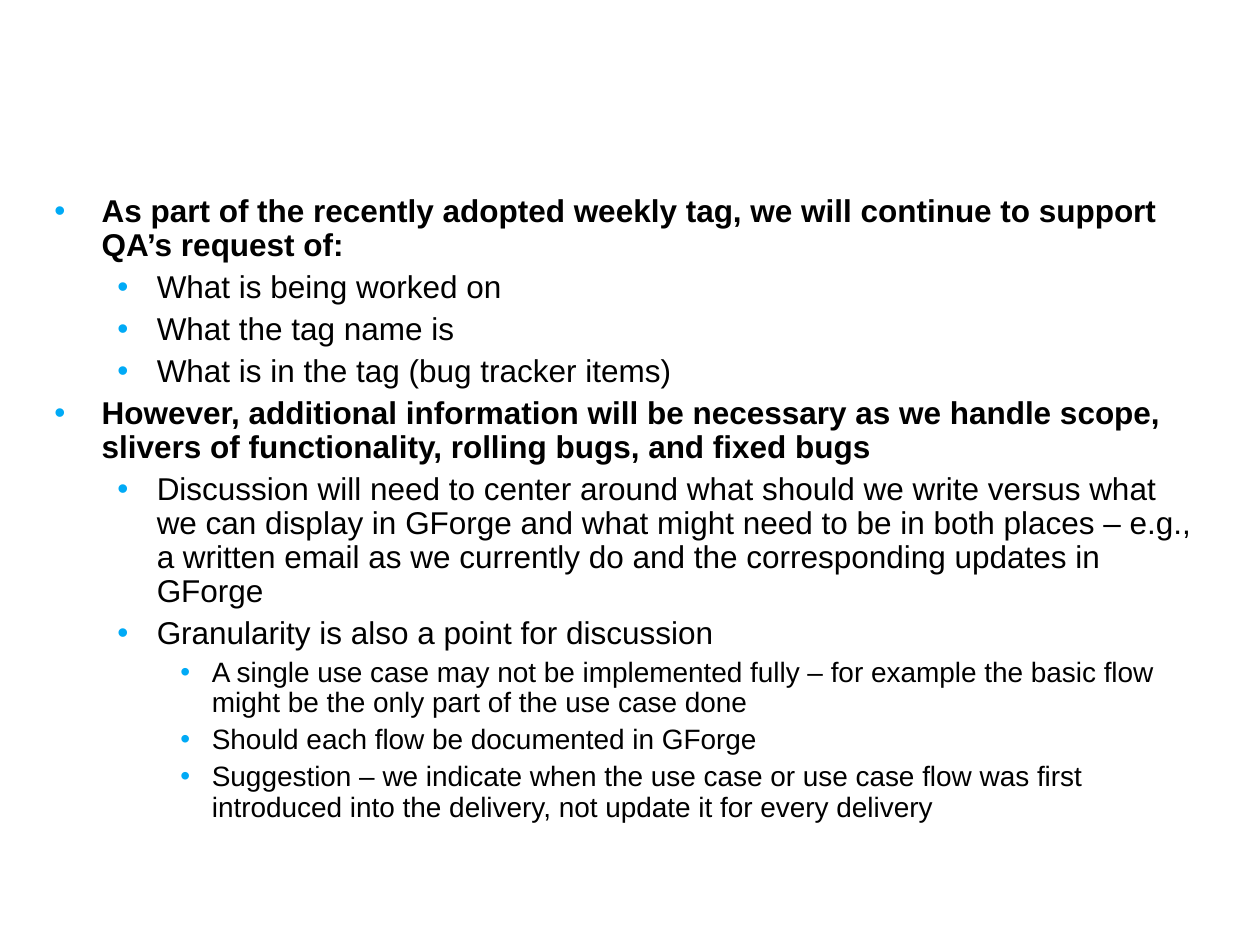
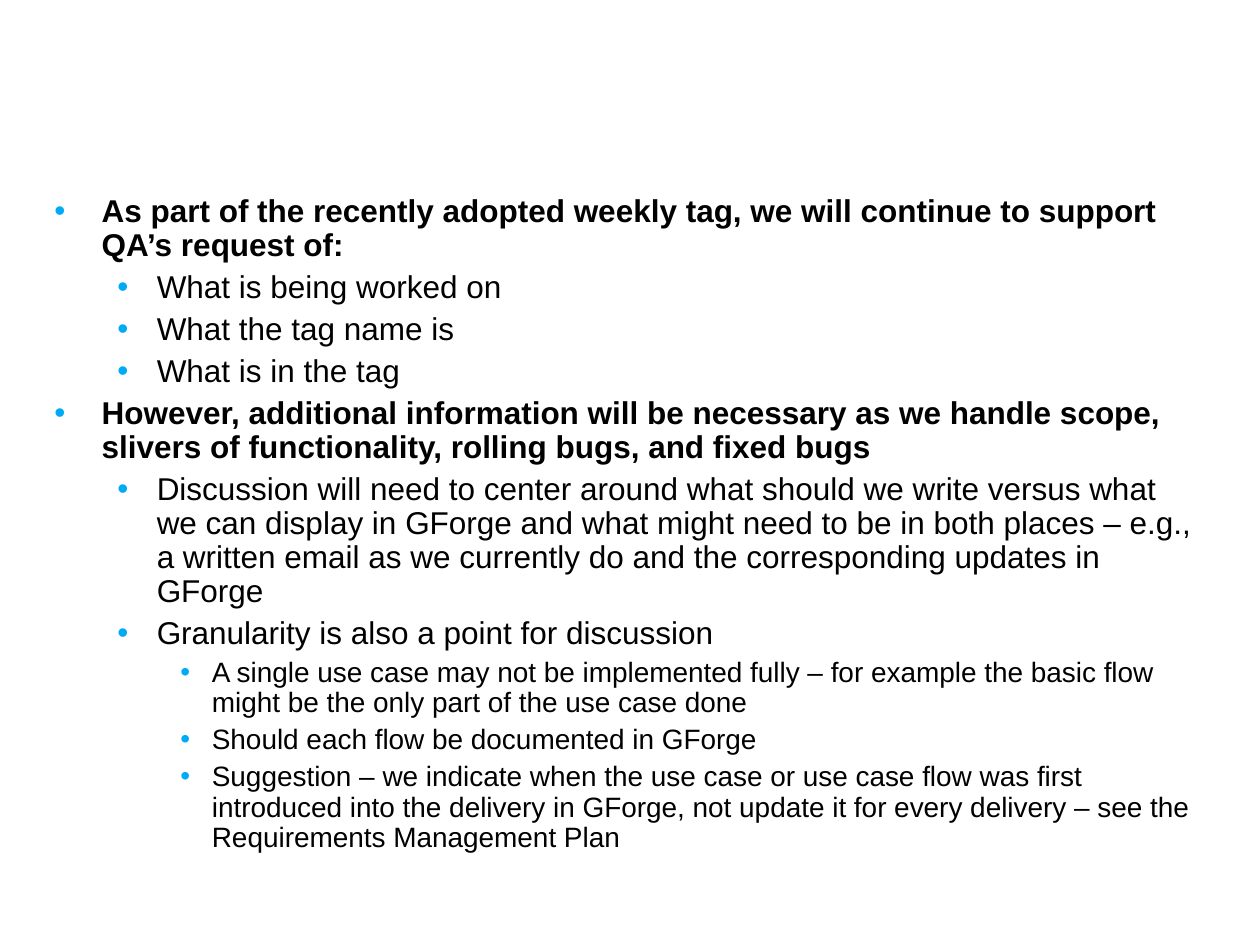
Before and after one commit to NCIP/caarray-docs, a slide deck: slide 18 of project_management/reports/development_to_qa_handoff.ppt. Drawn at 1260x945 pixels with LibreOffice and Linux fonts; fonts in the diff are those of the drawing; background and template pictures are left out. Boxes give left, top, right and bottom in pixels: in the first picture for what was removed or moved away, otherwise in the second. Text is boxed around its words. In the diff, an @@ line names an element or a change of style, - is before the commit and + after.

Commit message:
minor updates

```diff
--- a/project_management/reports/development_to_qa_handoff.ppt
+++ b/project_management/reports/development_to_qa_handoff.ppt
@@ text at (157,359,400,388): text changed @@
-  • What is in the tag (bug tracker items)
+  • What is in the tag
@@ text at (212,765,1189,852): text changed @@
-    • Suggestion – we indicate when the use case or use case flow was first introduced into the delivery, not update it for every delivery
+    • Suggestion – we indicate when the use case or use case flow was first introduced into the delivery in GForge, not update it for every delivery – see the Requirements Management Plan
```
Also in this commit, not shown: 3 other slides changed.
